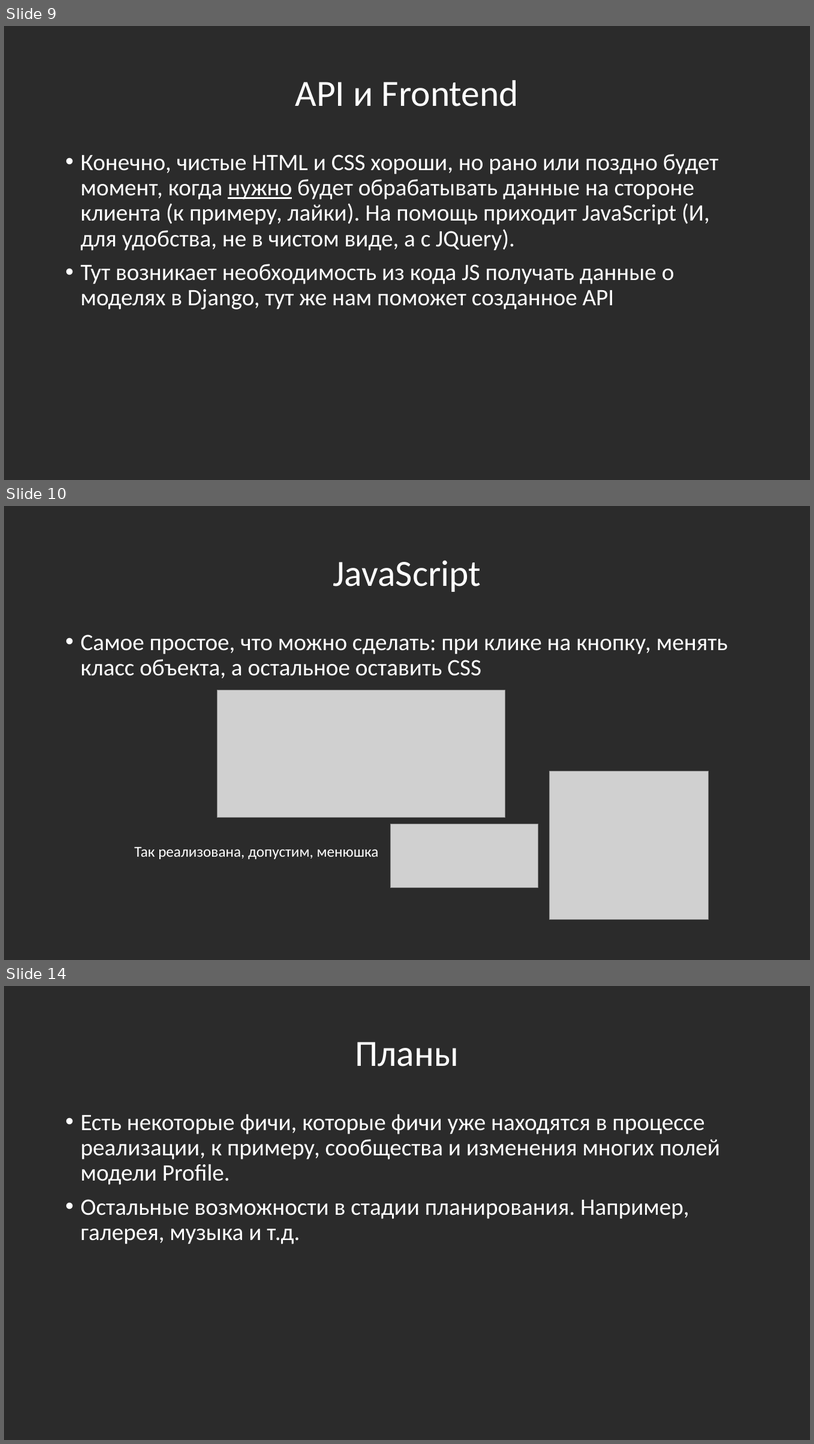
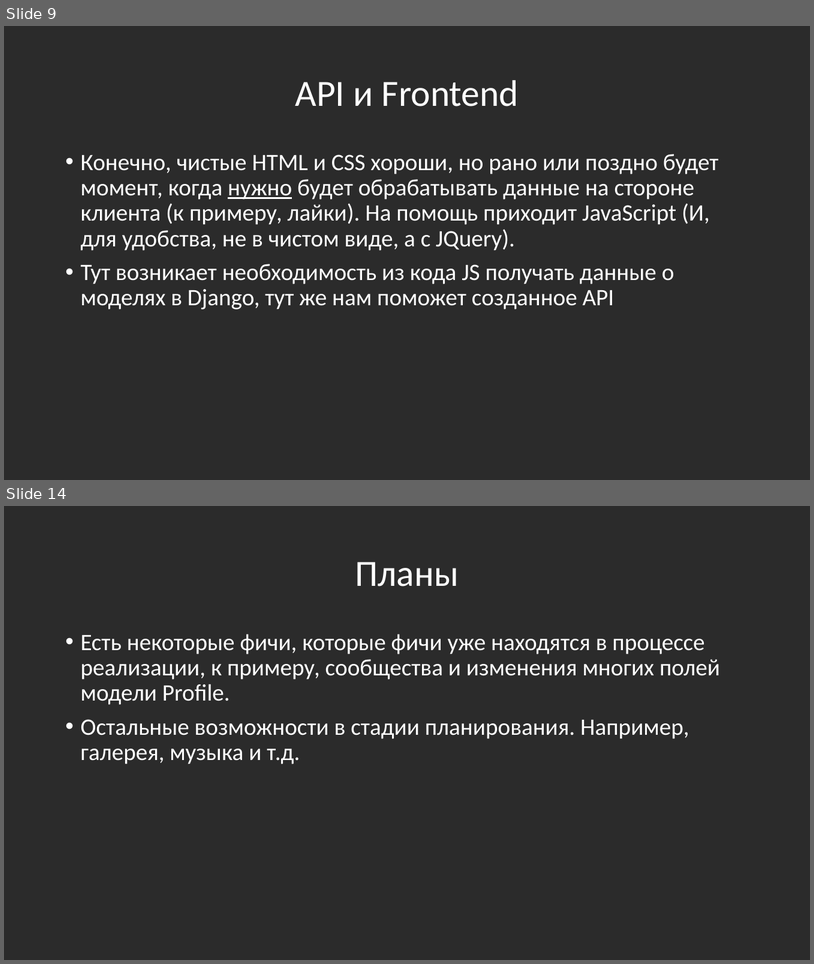
Before and after one commit to Bloodmain/WEBProjectYL, a slide deck: D_amp_K.pptx. Shown one above the other, each under a label of ours: slides 9, 10 and 14 before the commit, slides 9 and 14 after it; the slides between them are not shown. The pictures are 814x1444 and 814x964 pixels, drawn with LibreOffice and Linux fonts; fonts in the diff are those of the drawing; grey boxes stand for pictures; background and template pictures are left out; a plain dark background stands for a picture behind light text. Boxes give left, top, right and bottom in pixels: in the first picture for what was removed or moved away, otherwise in the second. Text is boxed around its words. In the diff, an @@ line names an element or a change of style, - is before the commit and + after.

```diff
--- a/D_amp_K.pptx
+++ b/D_amp_K.pptx
@@ slide 10 removed at (4, 506, 810, 960), background picture (left out) @@
@@ title removed at (333, 560, 481, 592) @@
-JavaScript
@@ text removed at (81, 634, 728, 678) @@
-• Самое простое, что можно сделать: при клике на кнопку, менять класс объекта, а остальное оставить CSS
@@ picture removed at (217, 690, 506, 817) @@
@@ picture removed at (549, 771, 710, 920) @@
@@ picture removed at (390, 823, 538, 888) @@
@@ text removed at (134, 847, 379, 859) @@
-Так реализована, допустим, менюшка
```
Also in this commit, not shown: 4 slides changed, 5 slides added, 4 other slides removed, 1 other file.
